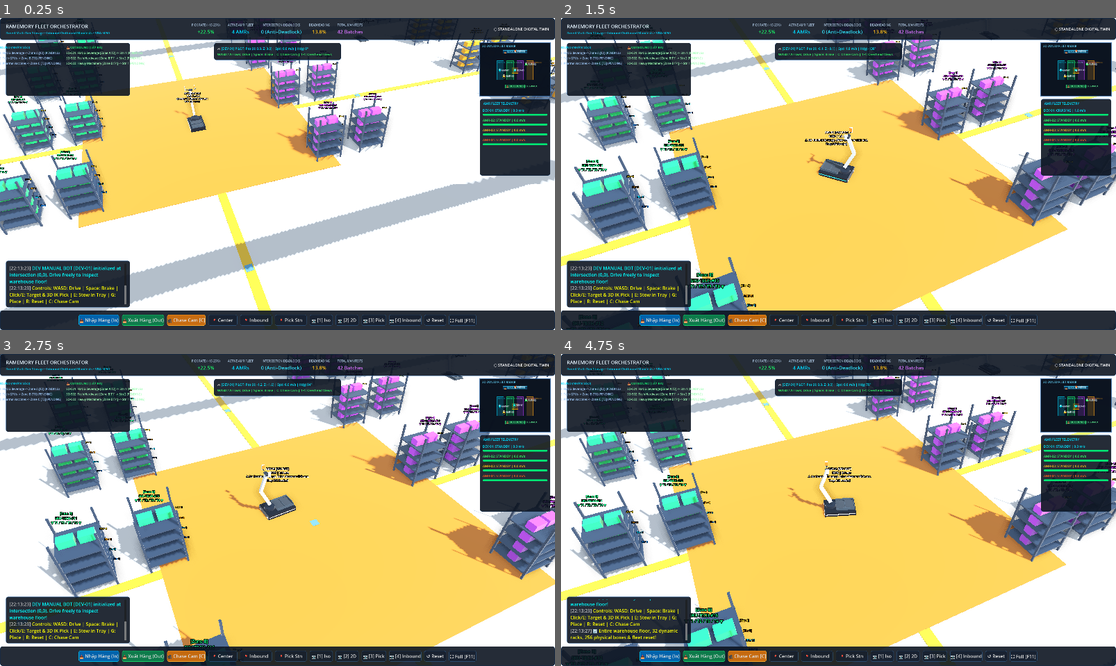
Above: before the commit, frames 1-4 (two rows, left to right).
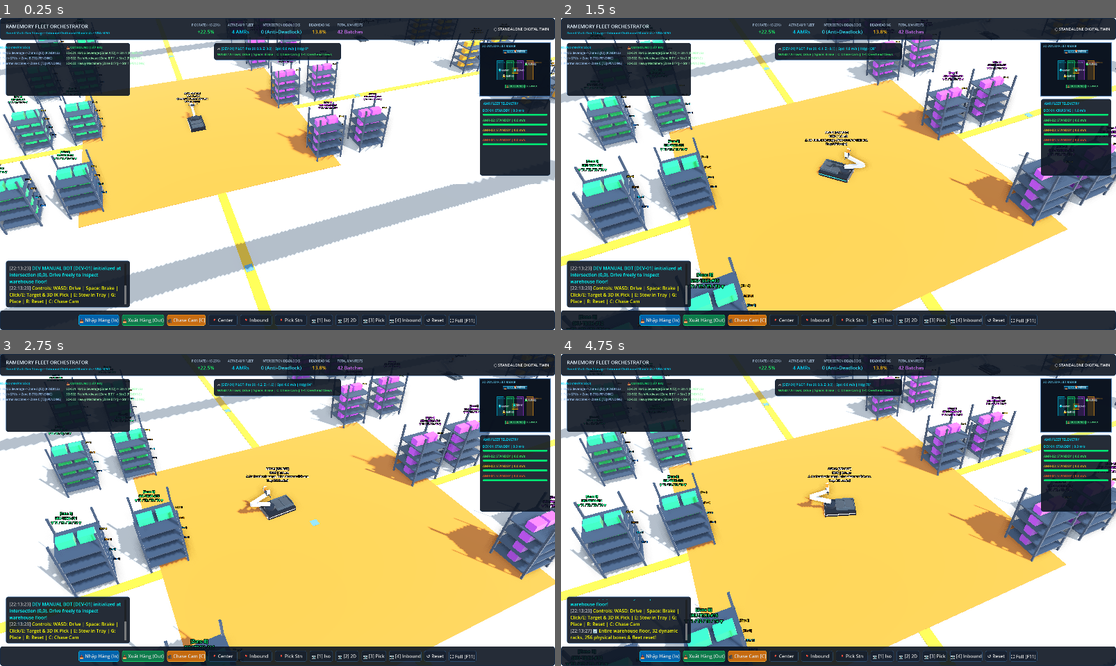
Above: after the commit, the same moments.

Repository: QuangManhAI/RL_port_scheduling_container
Game: Godot game, scene res://scenes/main.tscn
The game is run twice, just before and just after one commit, with the same random seed, the same clock (stepped at 60 frames per second) and the same inputs.
Inputs (mouse positions are in pixels of both pictures, inside the frame that each line leads up to):
- Up to frame 1 (0.25 s): no input
- Up to frame 2 (1.5 s): tap Enter at 0.5 s; move the mouse to (960, 158) at 0.52 s; hold Right (ui_right) 0.53-1.28 s; tap E at 0.6 s; click (960, 158) at 0.67 s; tap Space at 0.77 s; tap G at 0.8, 1.35 s; move the mouse to (727, 189) at 1.27 s; hold S from 1.28 s (still down)
- Up to frame 3 (2.75 s): tap Space at 1.52 s; tap E at 1.55, 2.1 s; move the mouse to (333, 441) at 2.02 s; release S at 2.03 s; hold Right (ui_right) from 2.03 s (still down); tap G at 2.3 s
- Up to frame 4 (4.75 s): move the mouse to (810, 572) at 2.77 s; release Right (ui_right) at 2.78 s; hold W 2.78-3.53 s; tap G at 2.85, 3.8 s; click (810, 572) at 2.92 s; tap Space at 3.02, 3.77, 4.52 s; tap E at 3.05, 4.55 s; move the mouse to (1005, 556) at 3.52 s; hold Left (ui_left) from 3.53 s (still down); tap Enter at 3.6 s; tap Escape at 4.15 s; move the mouse to (672, 463) at 4.27 s; tap R at 4.35 s

The runs differ from the first frame. In frame 1, less than 0.1% of the frame differs, in the area x 31-36%, y 21-32%; in frame 2, 0.3%; in frame 3, 0.3%, in the area x 40-50%, y 35-52%; in frame 4, 0.3%.

Commit message:
fix(arm): implement compact resting pose, idle animation, and cargo compliance
Refine arm kinematics and cargo physical dynamics based on user feedback:
- Introduce compact folded resting pose (max height reduced from 2.18m to 1.03m) tucked low along chassis
- Add organic 0.24 Hz idle breathing animation and chassis suspension compliance for inactive arm
- Implement dynamic micro-compliance for stowed cargo in tray with subtle acceleration/braking/turning inertia
- Replace artificial rocket impulse on collisions with natural forward momentum transfer and gravity tumble

Companion-Doc: docs/phases/04_WAREHOUSE_SIMULATION_ENVIRONMENT.md

Diff:
--- a/godot/scenes/entities/amr_robot.tscn
+++ b/godot/scenes/entities/amr_robot.tscn
@@ -275,7 +275,7 @@
 mesh = SubResource("BoxMesh_guide_bar")
 
 [node name="FingerLeft" type="Node3D" parent="RoboticArm/ShoulderJoint/ElbowJoint/WristJoint"]
-transform = Transform3D(1, 0, 0, 0, 1, 0, 0, 0, 1, -0.34, 0.08, 0)
+transform = Transform3D(1, 0, 0, 0, 1, 0, 0, 0, 1, -0.16, 0.08, 0)
 
 [node name="Bracket" type="MeshInstance3D" parent="RoboticArm/ShoulderJoint/ElbowJoint/WristJoint/FingerLeft"]
 mesh = SubResource("BoxMesh_finger_bracket")
@@ -289,7 +289,7 @@
 mesh = SubResource("BoxMesh_pad")
 
 [node name="FingerRight" type="Node3D" parent="RoboticArm/ShoulderJoint/ElbowJoint/WristJoint"]
-transform = Transform3D(1, 0, 0, 0, 1, 0, 0, 0, 1, 0.34, 0.08, 0)
+transform = Transform3D(1, 0, 0, 0, 1, 0, 0, 0, 1, 0.16, 0.08, 0)
 
 [node name="Bracket" type="MeshInstance3D" parent="RoboticArm/ShoulderJoint/ElbowJoint/WristJoint/FingerRight"]
 mesh = SubResource("BoxMesh_finger_bracket")
--- a/godot/scripts/entities/amr_robot.gd
+++ b/godot/scripts/entities/amr_robot.gd
@@ -62,11 +62,22 @@
 @onready var reticle_ring: MeshInstance3D = $TargetReticle/ReticleRing
 @onready var label_status: Label3D = $StatusBadge
 
+# Compact Folded Rest Pose Constants
+const REST_ARM_YAW: float = 0.0
+const REST_SHOULDER_PITCH: float = -1.18682  # deg_to_rad(-68.0): folded forward-down along chassis
+const REST_ELBOW_PITCH: float = 2.44346      # deg_to_rad(140.0): folded tightly back above boom
+const REST_WRIST_PITCH: float = -1.25664     # deg_to_rad(-72.0): gripper level and tucked
+const REST_FINGER_SPAN: float = 0.16         # Neatly closed parking width
+
 var current_state: AmrState = AmrState.IDLE
 var arm_motion_state: ArmMotionState = ArmMotionState.STATIONARY
 var carried_pod: ShelfPod = null
 var current_speed: float = 0.0
 var _manual_linear_vel: float = 0.0
+var _prev_linear_vel: float = 0.0
+var _chassis_accel: float = 0.0
+var _arm_idle_time: float = 0.0
+var _drive_vib_time: float = 0.0
 var _led_material: StandardMaterial3D
 var _reticle_material: StandardMaterial3D
 
@@ -205,13 +216,13 @@
 	if held_box == null:
 		SoundManager.play_spatial(self, SoundManager.sfx_cancel, -2.0)
 		_is_arm_tweening = true
-		var tween: Tween = create_tween().set_trans(Tween.TRANS_QUAD).set_ease(Tween.EASE_OUT)
-		tween.tween_property(arm, "rotation:y", 0.0, 0.28)
-		tween.parallel().tween_property(shoulder, "rotation:x", deg_to_rad(-25.0), 0.28)
-		tween.parallel().tween_property(elbow, "rotation:x", deg_to_rad(45.0), 0.28)
-		tween.parallel().tween_property(wrist, "rotation:x", deg_to_rad(-20.0), 0.28)
-		if finger_left: tween.parallel().tween_property(finger_left, "position:x", -0.30, 0.25)
-		if finger_right: tween.parallel().tween_property(finger_right, "position:x", 0.30, 0.25)
+		var tween: Tween = create_tween().set_trans(Tween.TRANS_CUBIC).set_ease(Tween.EASE_OUT)
+		tween.tween_property(arm, "rotation:y", REST_ARM_YAW, 0.35)
+		tween.parallel().tween_property(shoulder, "rotation:x", REST_SHOULDER_PITCH, 0.35)
+		tween.parallel().tween_property(elbow, "rotation:x", REST_ELBOW_PITCH, 0.35)
+		tween.parallel().tween_property(wrist, "rotation:x", REST_WRIST_PITCH, 0.35)
+		if finger_left: tween.parallel().tween_property(finger_left, "position:x", -REST_FINGER_SPAN, 0.30)
+		if finger_right: tween.parallel().tween_property(finger_right, "position:x", REST_FINGER_SPAN, 0.30)
 		tween.finished.connect(func():
 			_is_arm_tweening = false
 			arm_motion_state = ArmMotionState.STATIONARY
@@ -465,14 +476,14 @@
 			SoundManager.play_spatial(self, SoundManager.sfx_box_stow, +1.0)
 	)
 
-	# 4. Retract and fold arm back to compact travel pose
+	# 4. Retract and fold arm back to compact rest pose
 	tween.tween_interval(0.10)
-	tween.tween_property(arm, "rotation:y", 0.0, 0.38)
-	tween.parallel().tween_property(shoulder, "rotation:x", deg_to_rad(-25.0), 0.38)
-	tween.parallel().tween_property(elbow, "rotation:x", deg_to_rad(45.0), 0.38)
-	tween.parallel().tween_property(wrist, "rotation:x", deg_to_rad(-20.0), 0.38)
-	if finger_left: tween.parallel().tween_property(finger_left, "position:x", -0.30, 0.30)
-	if finger_right: tween.parallel().tween_property(finger_right, "position:x", 0.30, 0.30)
+	tween.tween_property(arm, "rotation:y", REST_ARM_YAW, 0.38)
+	tween.parallel().tween_property(shoulder, "rotation:x", REST_SHOULDER_PITCH, 0.38)
+	tween.parallel().tween_property(elbow, "rotation:x", REST_ELBOW_PITCH, 0.38)
+	tween.parallel().tween_property(wrist, "rotation:x", REST_WRIST_PITCH, 0.38)
+	if finger_left: tween.parallel().tween_property(finger_left, "position:x", -REST_FINGER_SPAN, 0.30)
+	if finger_right: tween.parallel().tween_property(finger_right, "position:x", REST_FINGER_SPAN, 0.30)
 
 	tween.finished.connect(func():
 		_is_arm_tweening = false
@@ -533,14 +544,14 @@
 			SoundManager.play_spatial(self, SoundManager.sfx_box_stow, 0.0)
 	)
 
-	# 4. Fold home
+	# 4. Fold home to compact rest pose
 	tween.tween_interval(0.10)
-	tween.tween_property(arm, "rotation:y", 0.0, 0.35)
-	tween.parallel().tween_property(shoulder, "rotation:x", deg_to_rad(-25.0), 0.35)
-	tween.parallel().tween_property(elbow, "rotation:x", deg_to_rad(45.0), 0.35)
-	tween.parallel().tween_property(wrist, "rotation:x", deg_to_rad(-20.0), 0.35)
-	if finger_left: tween.parallel().tween_property(finger_left, "position:x", -0.30, 0.30)
-	if finger_right: tween.parallel().tween_property(finger_right, "position:x", 0.30, 0.30)
+	tween.tween_property(arm, "rotation:y", REST_ARM_YAW, 0.35)
+	tween.parallel().tween_property(shoulder, "rotation:x", REST_SHOULDER_PITCH, 0.35)
+	tween.parallel().tween_property(elbow, "rotation:x", REST_ELBOW_PITCH, 0.35)
+	tween.parallel().tween_property(wrist, "rotation:x", REST_WRIST_PITCH, 0.35)
+	if finger_left: tween.parallel().tween_property(finger_left, "position:x", -REST_FINGER_SPAN, 0.30)
+	if finger_right: tween.parallel().tween_property(finger_right, "position:x", REST_FINGER_SPAN, 0.30)
 
 	tween.finished.connect(func():
 		_is_arm_tweening = false
@@ -551,12 +562,12 @@
 	)
 
 func _fold_arm_to_home_instant() -> void:
-	if arm: arm.rotation.y = 0.0
-	if shoulder: shoulder.rotation.x = deg_to_rad(-25.0)
-	if elbow: elbow.rotation.x = deg_to_rad(45.0)
-	if wrist: wrist.rotation.x = deg_to_rad(-20.0)
-	if finger_left: finger_left.position.x = -0.30
-	if finger_right: finger_right.position.x = 0.30
+	if arm: arm.rotation.y = REST_ARM_YAW
+	if shoulder: shoulder.rotation.x = REST_SHOULDER_PITCH
+	if elbow: elbow.rotation.x = REST_ELBOW_PITCH
+	if wrist: wrist.rotation.x = REST_WRIST_PITCH
+	if finger_left: finger_left.position.x = -REST_FINGER_SPAN
+	if finger_right: finger_right.position.x = REST_FINGER_SPAN
 
 func _physics_process(delta: float) -> void:
 	if is_manual_control:
@@ -565,6 +576,63 @@
 		if not is_on_floor():
 			velocity.y -= 9.81 * delta
 			move_and_slide()
+
+	_update_inactive_arm_animation(delta)
+	_update_stowed_cargo_dynamics(delta)
+
+## Dynamic Idle Breathing and Suspension Compliance for Inactive Resting Arm
+func _update_inactive_arm_animation(delta: float) -> void:
+	if arm_motion_state != ArmMotionState.STATIONARY or _is_arm_tweening:
+		return
+
+	_arm_idle_time += delta
+	# Gentle mechanical breathing oscillation (0.24 Hz)
+	var idle_sway: float = sin(_arm_idle_time * 1.5) * deg_to_rad(0.55)
+	# Subtle inertial pitch reacting to chassis acceleration/braking
+	var inertial_pitch: float = clampf(-_chassis_accel * 0.002, -deg_to_rad(1.8), deg_to_rad(1.8))
+
+	if shoulder:
+		shoulder.rotation.x = move_toward(shoulder.rotation.x, REST_SHOULDER_PITCH + idle_sway + inertial_pitch, 1.2 * delta)
+	if elbow:
+		elbow.rotation.x = move_toward(elbow.rotation.x, REST_ELBOW_PITCH - idle_sway * 0.5, 1.2 * delta)
+	if wrist:
+		wrist.rotation.x = move_toward(wrist.rotation.x, REST_WRIST_PITCH, 1.2 * delta)
+	if arm:
+		arm.rotation.y = move_toward(arm.rotation.y, REST_ARM_YAW, 2.0 * delta)
+	if finger_left:
+		finger_left.position.x = move_toward(finger_left.position.x, -REST_FINGER_SPAN, 0.8 * delta)
+	if finger_right:
+		finger_right.position.x = move_toward(finger_right.position.x, REST_FINGER_SPAN, 0.8 * delta)
+
+## Natural Physical Micro-Inertia & Compliance for Stowed Cargo in Tray
+func _update_stowed_cargo_dynamics(delta: float) -> void:
+	_chassis_accel = (_manual_linear_vel - _prev_linear_vel) / maxf(delta, 0.001)
+	_prev_linear_vel = _manual_linear_vel
+
+	if abs(_manual_linear_vel) > 0.05:
+		_drive_vib_time += delta * (14.0 + abs(_manual_linear_vel) * 2.0)
+	else:
+		_drive_vib_time = 0.0
+
+	# Road/floor travel micro-vibration
+	var vib_y: float = sin(_drive_vib_time) * 0.0012 * clampf(abs(_manual_linear_vel) / max_speed, 0.0, 1.0)
+	# Inertial forward/backward shift inside the tray bed (-1.8cm to +1.8cm)
+	var inertial_z: float = clampf(-_chassis_accel * 0.0014, -0.018, 0.018)
+	# Subtle pitch compliance on acceleration and braking
+	var inertial_pitch: float = clampf(-_chassis_accel * 0.0035, -deg_to_rad(2.0), deg_to_rad(2.0))
+	# Subtle roll compliance on turns
+	var turn_rate: float = Input.get_axis("ui_right", "ui_left") if is_manual_control else 0.0
+	var roll_angle: float = clampf(turn_rate * deg_to_rad(1.4), -deg_to_rad(1.4), deg_to_rad(1.4))
+
+	for slot_idx in [0, 1]:
+		var marker: Marker3D = slot_1_marker if slot_idx == 0 else slot_2_marker
+		if not marker: continue
+		var box: ToteBox = get_slot_box(slot_idx)
+		if box and is_instance_valid(box) and box.get_parent() == cargo_tray:
+			var target_pos: Vector3 = marker.position + Vector3(0.0, vib_y, inertial_z)
+			var target_rot: Vector3 = Vector3(inertial_pitch, 0.0, roll_angle)
+			box.position = box.position.lerp(target_pos, 10.0 * delta)
+			box.rotation = box.rotation.lerp(target_rot, 10.0 * delta)
 
 func _process_manual_driving(delta: float) -> void:
 	var move_input: float = 0.0
@@ -637,10 +705,10 @@
 				var impulse_mag: float = impact_speed * 2000.0 + 400.0
 				collider.apply_impulse(impulse_dir * impulse_mag * delta, contact_offset)
 
-			if impact_speed > 2.2:
-				_manual_linear_vel = move_toward(_manual_linear_vel, 0.0, 10.0 * delta)
-
-				# Severe crash: spill stowed cargo out of the tray onto the floor!
+			# Severe crash: boxes realistically tumble forward out of the tray onto floor
+			if impact_speed > 1.9:
+				_manual_linear_vel = move_toward(_manual_linear_vel, 0.0, 12.0 * delta)
+
 				for slot_idx in [0, 1]:
 					var s_box = get_slot_box(slot_idx)
 					if s_box and is_instance_valid(s_box) and s_box.get_parent() == cargo_tray:
@@ -650,8 +718,12 @@
 						s_box.global_transform = s_world_tform
 						s_box.freeze = false
 						s_box.sleeping = false
-						var spill_dir = (impulse_dir + Vector3(randf_range(-0.4, 0.4), 0.5, randf_range(-0.4, 0.4))).normalized()
-						s_box.apply_impulse(spill_dir * (impact_speed * 30.0 + 20.0))
+						PhysicsServer3D.body_set_state(s_box.get_rid(), PhysicsServer3D.BODY_STATE_SLEEPING, false)
+
+						# Forward momentum transfer: carries vehicle speed over the tray lip
+						var spill_vel: Vector3 = forward_vec * (impact_speed * 0.85) + Vector3(0.0, 0.35, 0.0) + impulse_dir * 0.2
+						s_box.linear_velocity = spill_vel
+						s_box.angular_velocity = Vector3(randf_range(1.5, 3.0), randf_range(-0.5, 0.5), randf_range(-0.5, 0.5))
 
 	global_position.x = clamp(global_position.x, -40.0, 40.0)
 	global_position.z = clamp(global_position.z, -40.0, 40.0)
Not shown, changed: docs/phases/04_WAREHOUSE_SIMULATION_ENVIRONMENT.md
Not shown, changed: docs/references/DYNAMIC_ROBOTIC_ARM_DESIGN_DECISIONS.md
